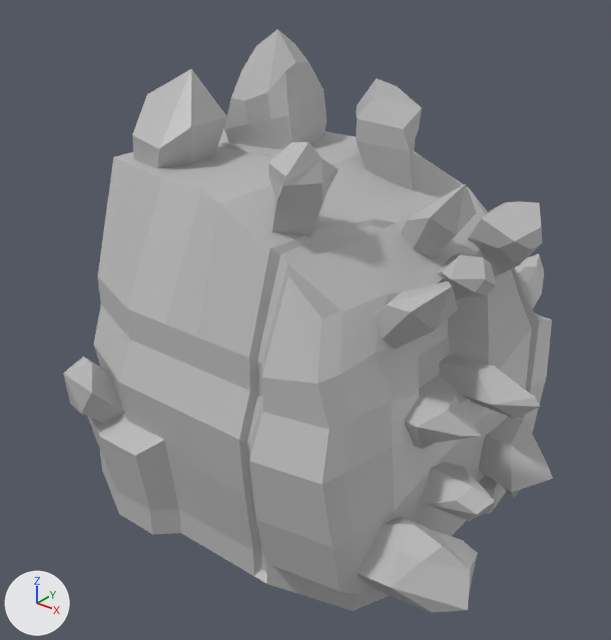
The FBX model Assets/Models/Projection/ProjectableObjects/Sender.fbx as it was, and as the next commit left it.
The view is the same before and after, from a camera (50 mm lens) standing at (0.0111, -0.01515, 0.01355) and looking at (-0.00037, -0.00082, 0.00466). Arrows for +X, +Y and +Z are at lower left; the lights stay in place. Where no turn or scale is listed for an object, it has been applied to the vertices.

The first picture shows 'Piedra3'.
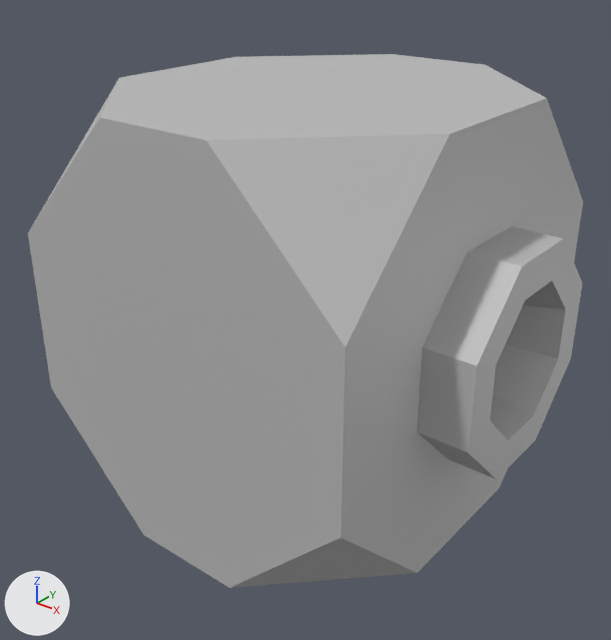
Commit message: New Sender Model

What differs and where, as boxes (x1, y1, x2, y2) in the pictures (611 x 640 px):
'Piedra3', reshaped (13% wider, 8% shorter)
    before: (63, 29, 553, 612)
    after: (28, 54, 583, 588)
part 1 of me_mesh, rebuilt (19% wider, 11% taller)
    before: (87, 129, 552, 611)
    after: (28, 54, 583, 588)
part 2 of me_mesh, deleted
    before: (63, 29, 553, 612)

The change, as a diff of the scene's bpy script:
```diff
--- a/Assets/Models/Projection/ProjectableObjects/Sender.fbx.py
+++ b/Assets/Models/Projection/ProjectableObjects/Sender.fbx.py
@@ me_mesh @@
 # used by ob_piedra3; location = (0.0, 0.0, 0.0)
-me_mesh.from_pydata(...)  # 579 vertices, 542 faces; spans x -0.00578..0.00578, y -0.00537..0.00537, z 0.0..0.011
+me_mesh.from_pydata(...)  # 61 vertices, 80 faces; spans x -0.005..0.005, y -0.005..0.005, z 0.0..0.01
+# me_mesh part 1: the loose piece of 261 vertices spanning x -0.00528..0.00413, y -0.00521..0.00474, z 0.0..0.00827 is rebuilt with 61 vertices and now spans x -0.005..0.005, y -0.005..0.005, z 0.0..0.01
+# me_mesh part 2: 17 loose pieces with 318 vertices, spanning x -0.00578..0.00578, y -0.00537..0.00537, z 0.00025..0.011, are deleted
 me_mesh.materials.append(mat_lambert2)
```
